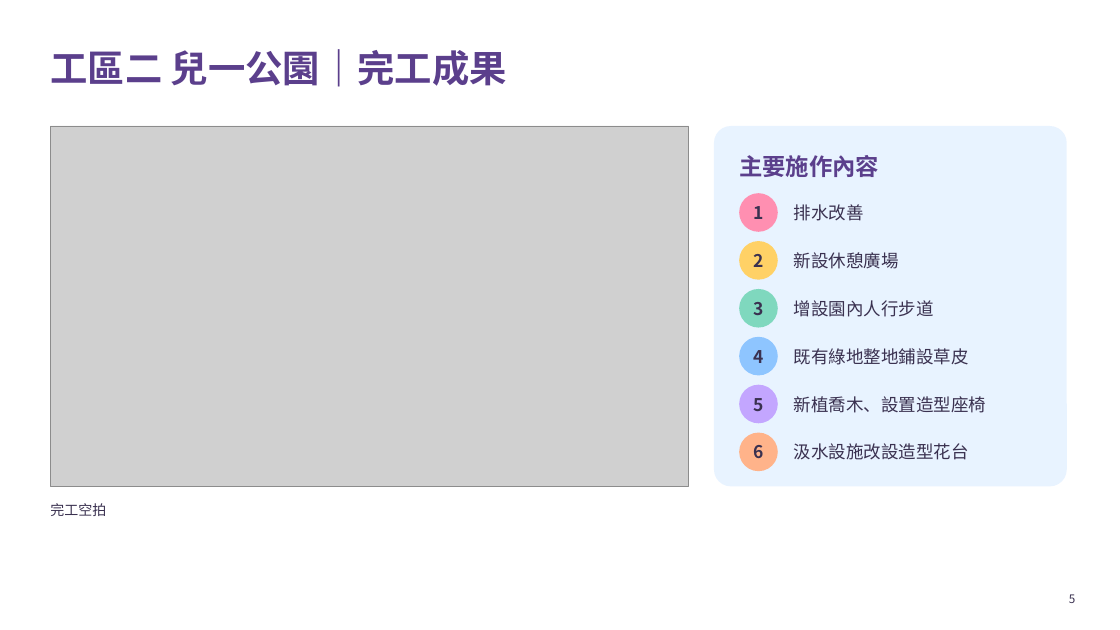
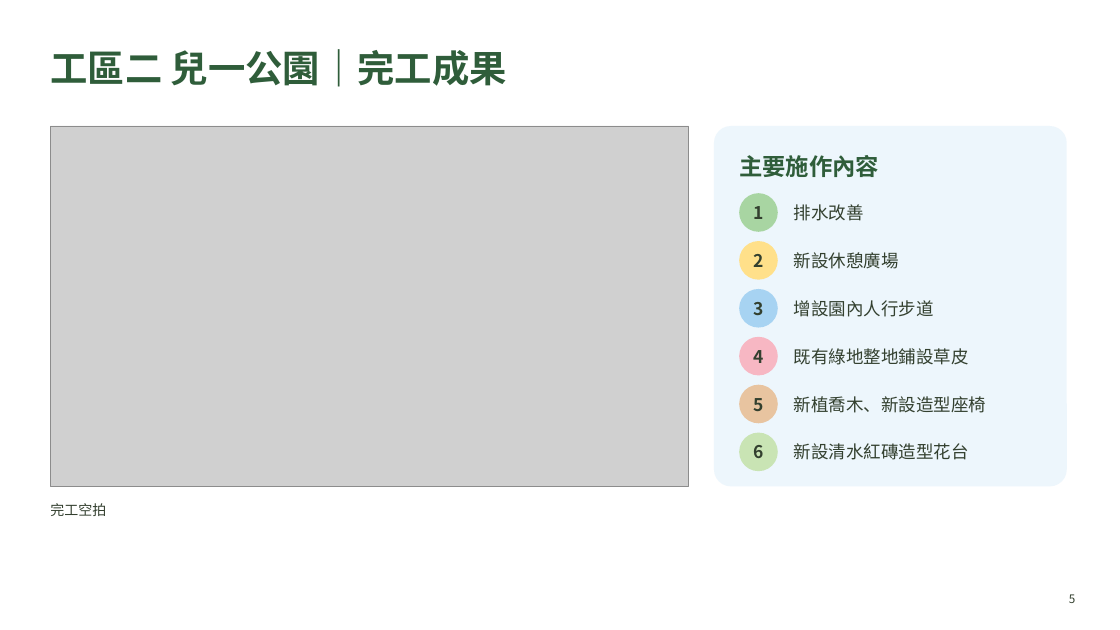
Before and after one commit to g6135e-prog/WORK, a slide deck: slide 5 of 115年度蘆洲區公園廣場基礎設施整建工程_完工成果說明.pptx. Drawn at 1120x630 pixels with LibreOffice and Linux fonts; fonts in the diff are those of the drawing; grey boxes stand for pictures. Boxes give left, top, right and bottom in pixels: in the first picture for what was removed or moved away, otherwise in the second. Text is boxed around its words. In the diff, an @@ line names an element or a change of style, - is before the commit and + after.

```diff
--- a/115年度蘆洲區公園廣場基礎設施整建工程_完工成果說明.pptx
+++ b/115年度蘆洲區公園廣場基礎設施整建工程_完工成果說明.pptx
@@ title "工區二 兒一公園｜完工成果" at box(50, 49, 507, 87): text colour #5B3F8C to #2F5D3A @@
@@ rounded rectangle at box(714, 126, 1067, 486): fill #8EC5FF at 20% opacity to #A7D3F2 at 20% opacity @@
@@ text "主要施作內容" at box(739, 155, 879, 177): text colour #5B3F8C to #2F5D3A @@
@@ ellipse at box(739, 193, 778, 232): fill #FF8FB1 to #A8D5A2 @@
@@ ellipse at box(739, 241, 778, 280): fill #FFD166 to #FFE08A @@
@@ ellipse at box(739, 289, 778, 328): fill #7FD8BE to #A7D3F2 @@
@@ ellipse at box(739, 337, 778, 376): fill #8EC5FF to #F7B7C3 @@
@@ ellipse at box(739, 385, 778, 423): fill #C3A6FF to #E8C4A0 @@
@@ text at box(794, 396, 986, 413): text changed; text colour #3A3150 to #33402F @@
-新植喬木、設置造型座椅
+新植喬木、新設造型座椅
@@ ellipse at box(739, 433, 778, 471): fill #FFB38A to #C9E4B4 @@
@@ text at box(794, 443, 969, 460): text changed; text colour #3A3150 to #33402F @@
-汲水設施改設造型花台
+新設清水紅磚造型花台
@@ text colour #3A3150 to #33402F in 12 elements at box(50, 503, 106, 516), box(753, 206, 763, 219), box(794, 204, 864, 221), box(753, 254, 763, 267), box(794, 252, 899, 269), box(753, 302, 763, 315), box(794, 300, 934, 317), box(753, 350, 763, 363), box(794, 348, 969, 365), box(753, 398, 763, 411), box(753, 445, 763, 458), box(1069, 594, 1075, 603) @@
```
Also in this commit, not shown: 6 other slides changed.
